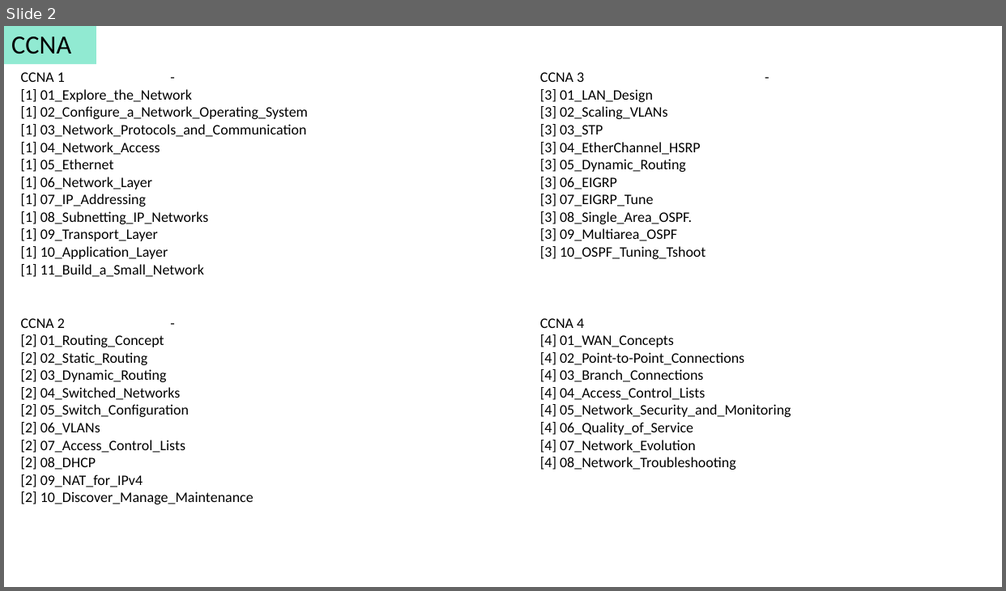
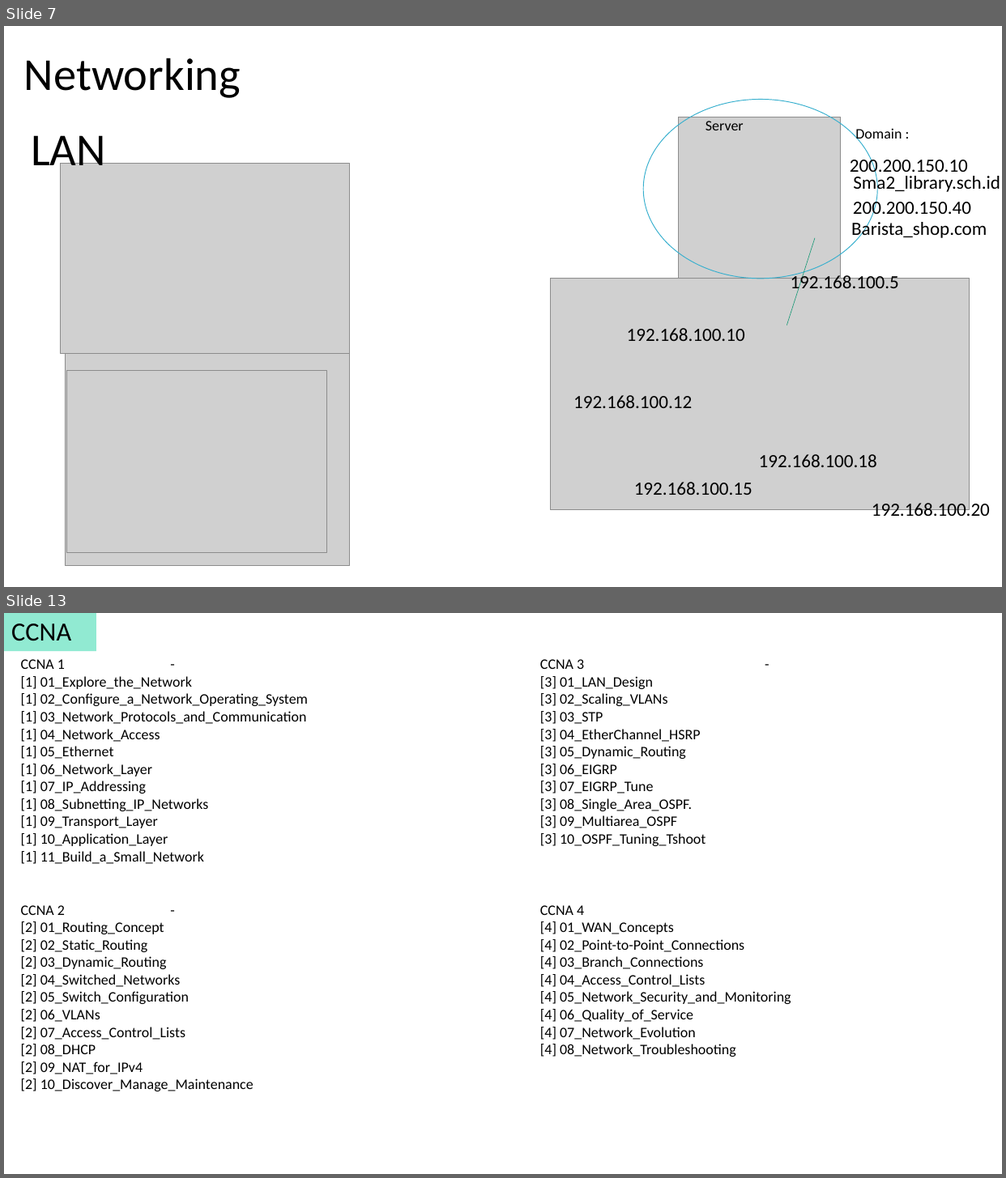
Before and after one commit to amelcharolinesgn2/CCNA-1-v7, a slide deck: Mapping CCNA.pptx. Shown one above the other, each under a label of ours: slide 2 before the commit, slides 7 and 13 after it; the slides between them are not shown. The pictures are 1006x591 and 1006x1178 pixels, drawn with LibreOffice and Linux fonts; fonts in the diff are those of the drawing; grey boxes stand for pictures. Boxes give left, top, right and bottom in pixels: in the first picture for what was removed or moved away, otherwise in the second. Text is boxed around its words. In the diff, an @@ line names an element or a change of style, - is before the commit and + after.

```diff
--- a/Mapping CCNA.pptx
+++ b/Mapping CCNA.pptx
@@ slide 7 added at box(4, 26, 1002, 587), background #FFFFFF @@
@@ title added at box(24, 58, 241, 98), 44 pt, text #000000 @@
+Networking
@@ ellipse added at box(643, 100, 878, 279), outline #36AFCE 0.75 pt @@
@@ picture added at box(680, 117, 841, 278) @@
@@ text added at box(705, 121, 744, 130), 14 pt, text #000000 @@
+Server
@@ text added at box(31, 135, 106, 177), 44 pt, text #000000 @@
+LAN
@@ text added at box(855, 128, 901, 143), 14 pt, text #000000 @@
+Domain :
@@ picture added at box(60, 163, 349, 353) @@
@@ text added at box(850, 156, 968, 177), 18 pt, text #000000 @@
+200.200.150.10
@@ text added at box(853, 173, 1000, 194), 18 pt, text #000000 @@
+Sma2_library.sch.id
@@ text added at box(851, 219, 987, 240), 18 pt, text #000000 @@
+Barista_shop.com
@@ text added at box(853, 199, 971, 220), 18 pt, text #000000 @@
+200.200.150.40
@@ line added from (787, 326) to (815, 238), #1D9A78 0.5 pt @@
@@ picture added at box(551, 279, 970, 510) @@
@@ text added at box(791, 273, 899, 294), 18 pt, text #000000 @@
+192.168.100.5
@@ text added at box(627, 328, 745, 341), 18 pt, text #000000 @@
+192.168.100.10
@@ picture added at box(66, 353, 349, 565) @@
@@ picture added at box(67, 371, 326, 553) @@
@@ text added at box(573, 395, 692, 408), 18 pt, text #000000 @@
+192.168.100.12
@@ text added at box(759, 454, 877, 467), 18 pt, text #000000 @@
+192.168.100.18
@@ text added at box(634, 482, 752, 495), 18 pt, text #000000 @@
+192.168.100.15
@@ text added at box(872, 500, 990, 521), 18 pt, text #000000 @@
+192.168.100.20
@@ what was slide 2 is now slide 13 @@
```
Also in this commit, not shown: 11 other slides added, 1 other file.
